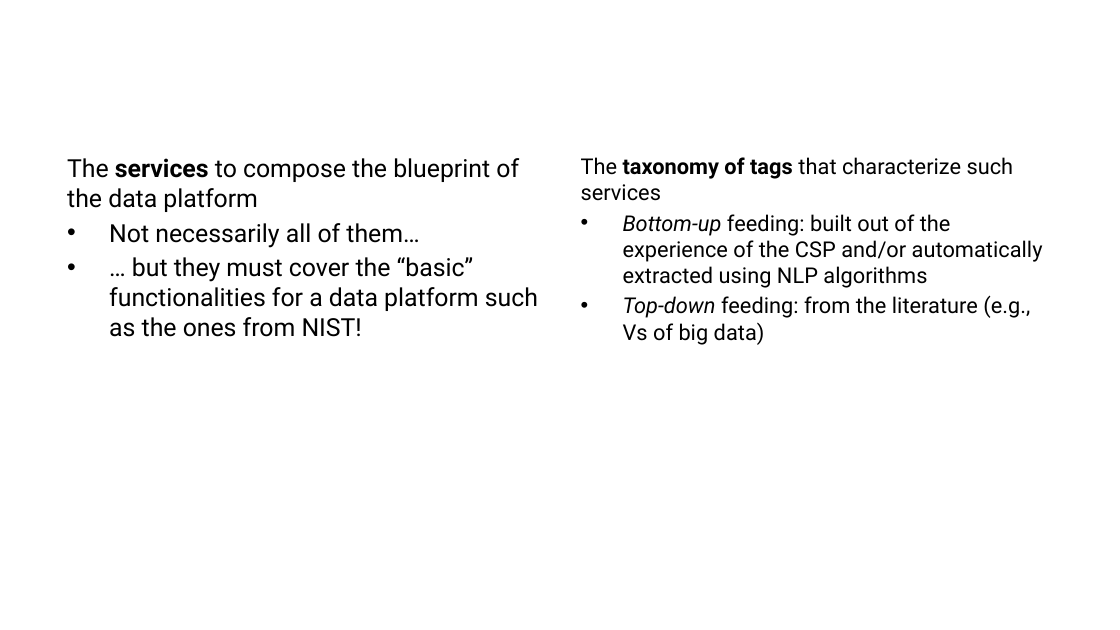
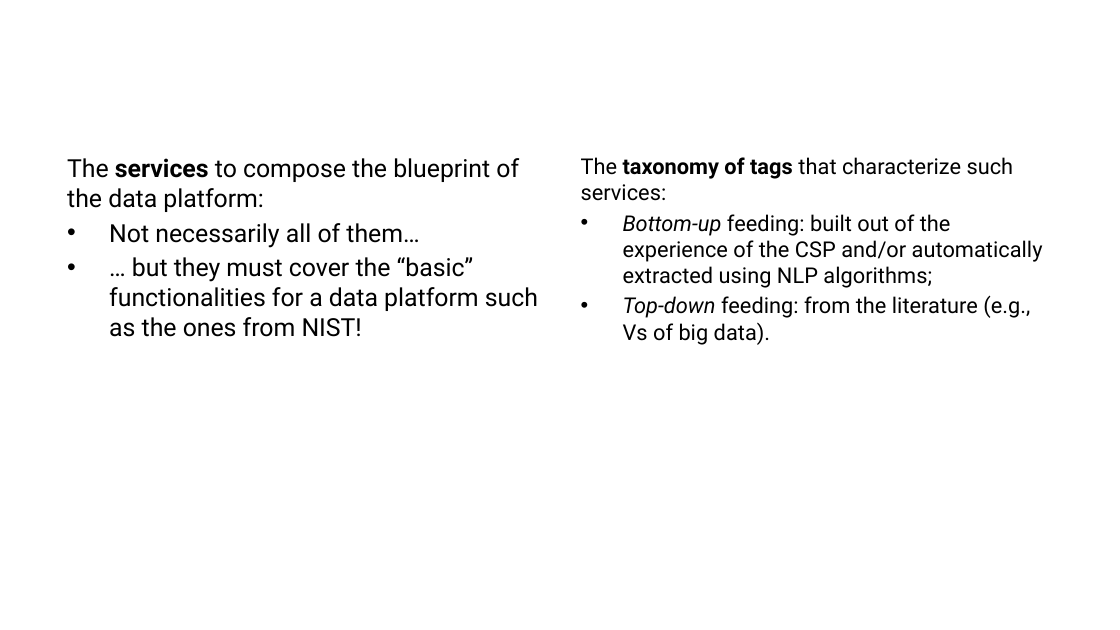
Before and after one commit to ManuelePasini/slides-markdown, a slide deck: slide 9 of dolap_2024_slides.pptx. Drawn at 1120x630 pixels with LibreOffice and Linux fonts; fonts in the diff are those of the drawing. Boxes give left, top, right and bottom in pixels: in the first picture for what was removed or moved away, otherwise in the second. Text is boxed around its words. In the diff, an @@ line names an element or a change of style, - is before the commit and + after.

```diff
--- a/dolap_2024_slides.pptx
+++ b/dolap_2024_slides.pptx
@@ text at [67, 158, 519, 212]: text changed @@
-The services to compose the blueprint of the data platform
+The services to compose the blueprint of the data platform:
@@ text at [581, 157, 1043, 345]: text changed @@
-The taxonomy of tags that characterize such services
-• Bottom-up feeding: built out of the experience of the CSP and/or automatically extracted using NLP algorithms
-• Top-down feeding: from the literature (e.g., Vs of big data)
+The taxonomy of tags that characterize such services:
+• Bottom-up feeding: built out of the experience of the CSP and/or automatically extracted using NLP algorithms;
+• Top-down feeding: from the literature (e.g., Vs of big data).
```
Also in this commit, not shown: 11 other slides changed, 2 other files.
